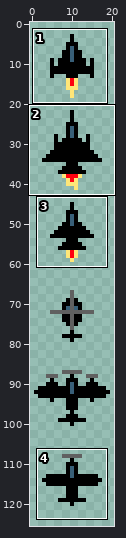
One commit to this sprite sheet: assets/aircrafts.png. Above: a wide view before the commit, with the close-up outlined.
Close-up. Earlier state:
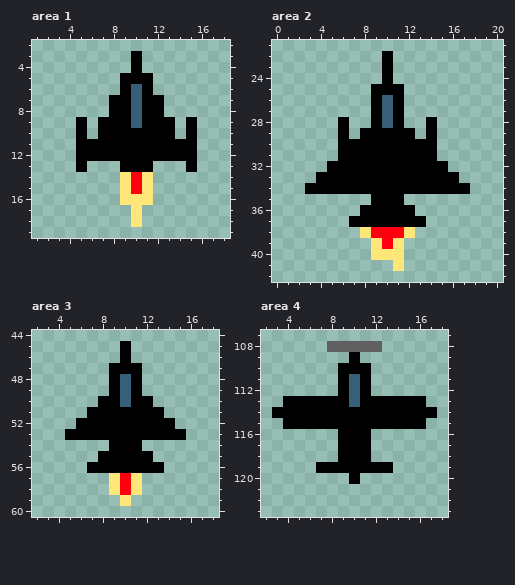
The file is 21x126 pixels. Colours within 5 levels of each other are drawn and written as one. Shown: area 1: x 1..18, y 2..19; area 2: x 0..20, y 21..42; area 3: x 2..18, y 44..60; area 4: x 2..18, y 107..123. The commit also changed other parts of the picture, which this record leaves out.
Now the later version:
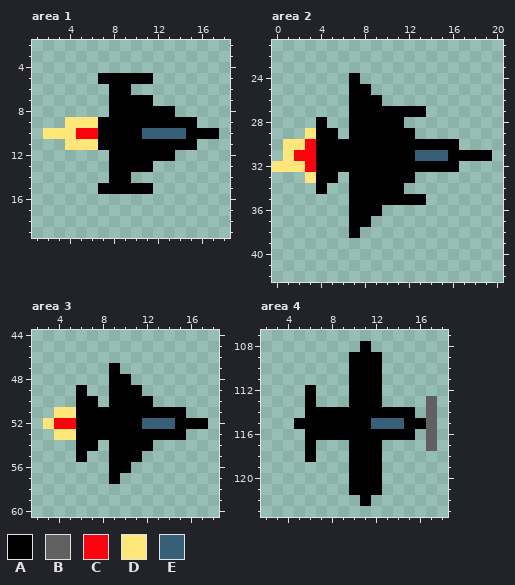
Palette (. is transparent): A #000000  B #606060  C #ff000f  D #ffe678  E #385f78
The exact change:
--- area 1
@@ x 1..18 @@
  2 ..................
- 3 .........A........
- 4 .........A........
- 5 ........AAA.......
- 6 ........AEA.......
- 7 .......AAEAA......
- 8 .......AAEAA......
- 9 ....A.AAAEAAA.A...
-10 ....A.AAAAAAA.A...
-11 ....AAAAAAAAAAA...
-12 ....AAAAAAAAAAA...
-13 ....A...AAA...A...
-14 ........DCD.......
-15 ........DCD.......
-16 ........DDD.......
-17 .........D........
-18 .........D........
+ 3 ..................
+ 4 ..................
+ 5 ......AAAAA.......
+ 6 .......AA.........
+ 7 .......AAAA.......
+ 8 .......AAAAAA.....
+ 9 ...DDDAAAAAAAAA...
+10 .DDDCCAAAAEEEEAAA.
+11 ...DDDAAAAAAAAA...
+12 .......AAAAAA.....
+13 .......AAAA.......
+14 .......AA.........
+15 ......AAAAA.......
+16 ..................
+17 ..................
+18 ..................
 19 ..................
--- area 2
@@ x 0..20 @@
 21 .....................
-22 ..........A..........
-23 ..........A..........
-24 ..........A..........
-25 .........AAA.........
-26 .........AEA.........
-27 .........AEA.........
-28 ......A..AEA..A......
-29 ......A.AAAAA.A......
-30 ......AAAAAAAAA......
-31 ......AAAAAAAAA......
-32 .....AAAAAAAAAAA.....
-33 ....AAAAAAAAAAAAA....
-34 ...AAAAAAAAAAAAAAA...
-35 .........AAA.........
-36 ........AAAAA........
-37 .......AAAAAAA.......
-38 ........DCCCD........
-39 .........DCD.........
-40 .........DDD.........
-41 ...........D.........
+22 .....................
+23 .....................
+24 .......A.............
+25 .......AA............
+26 .......AAA...........
+27 .......AAAAAAA.......
+28 ....A..AAAAA.........
+29 ...DAA.AAAAAA........
+30 .DDCAAAAAAAAAAAAA....
+31 .DCCAAAAAAAAAEEEAAAA.
+32 DDDCAAAAAAAAAAAAA....
+33 ...DAA.AAAAAA........
+34 ....A..AAAAA.........
+35 .......AAAAAAA.......
+36 .......AAA...........
+37 .......AA............
+38 .......A.............
+39 .....................
+40 .....................
+41 .....................
 42 .....................
--- area 3
@@ x 2..18 @@
 44 .................
-45 ........A........
-46 ........A........
-47 .......AAA.......
-48 .......AEA.......
-49 .......AEA.......
-50 ......AAEAA......
-51 .....AAAAAAA.....
-52 ....AAAAAAAAA....
-53 ...AAAAAAAAAAA...
-54 .......AAA.......
-55 ......AAAAA......
-56 .....AAAAAAA.....
-57 .......DCD.......
-58 .......DCD.......
-59 ........D........
+45 .................
+46 .................
+47 .......A.........
+48 .......AA........
+49 ....A..AAA.......
+50 ....AA.AAAA......
+51 ..DDAAAAAAAAAA...
+52 .DCCAAAAAAEEEAAA.
+53 ..DDAAAAAAAAAA...
+54 ....AA.AAAA......
+55 ....A..AAA.......
+56 .......AA........
+57 .......A.........
+58 .................
+59 .................
 60 .................
--- area 4
@@ x 2..18 @@
 107 .................
-108 ......BBBBB......
-109 ........A........
-110 .......AAA.......
-111 .......AEA.......
-112 .......AEA.......
-113 ..AAAAAAEAAAAAA..
-114 .AAAAAAAAAAAAAAA.
-115 ..AAAAAAAAAAAAA..
-116 .......AAA.......
-117 .......AAA.......
-118 .......AAA.......
-119 .....AAAAAAA.....
-120 ........A........
-121 .................
-122 .................
+108 .........A.......
+109 ........AAA......
+110 ........AAA......
+111 ........AAA......
+112 ....A...AAA......
+113 ....A...AAA....B.
+114 ....AAAAAAAAAA.B.
+115 ...AAAAAAAEEEAAB.
+116 ....AAAAAAAAAA.B.
+117 ....A...AAA....B.
+118 ....A...AAA......
+119 ........AAA......
+120 ........AAA......
+121 ........AAA......
+122 .........A.......
 123 .................
Pixel boxes of the changes (left, top, right, bottom) in both close-ups:
changed: (43, 51, 219, 227)
changed: (272, 51, 492, 271)
changed: (43, 341, 208, 506)
changed: (272, 341, 437, 506)
